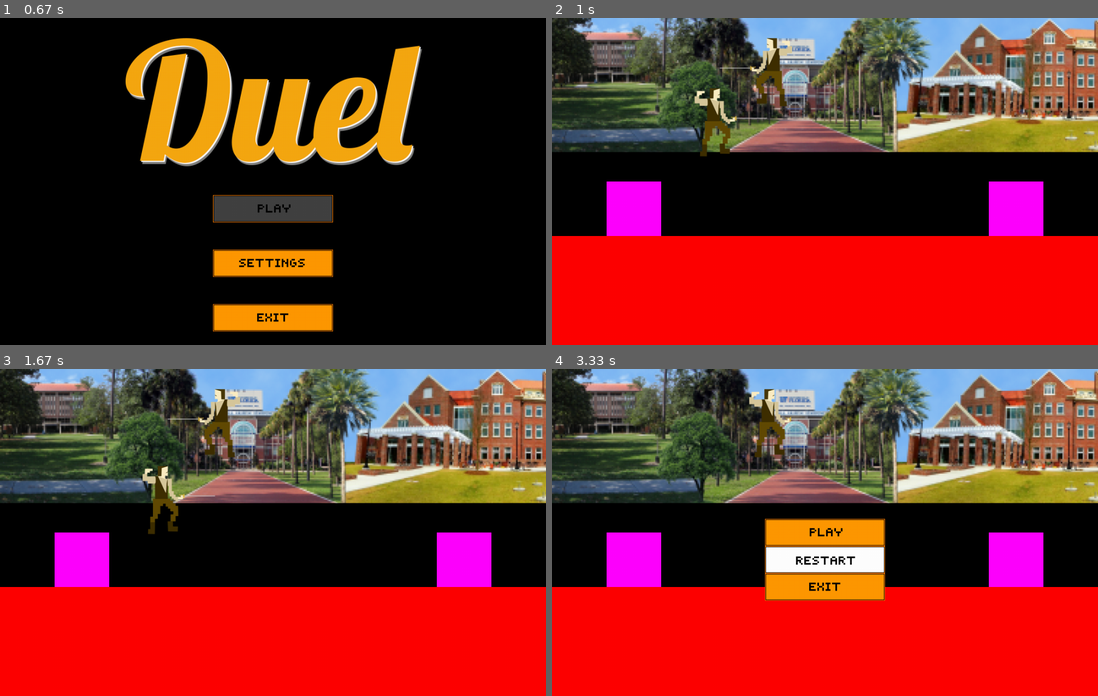
Above: before the commit, frames 1-4 (two rows, left to right).
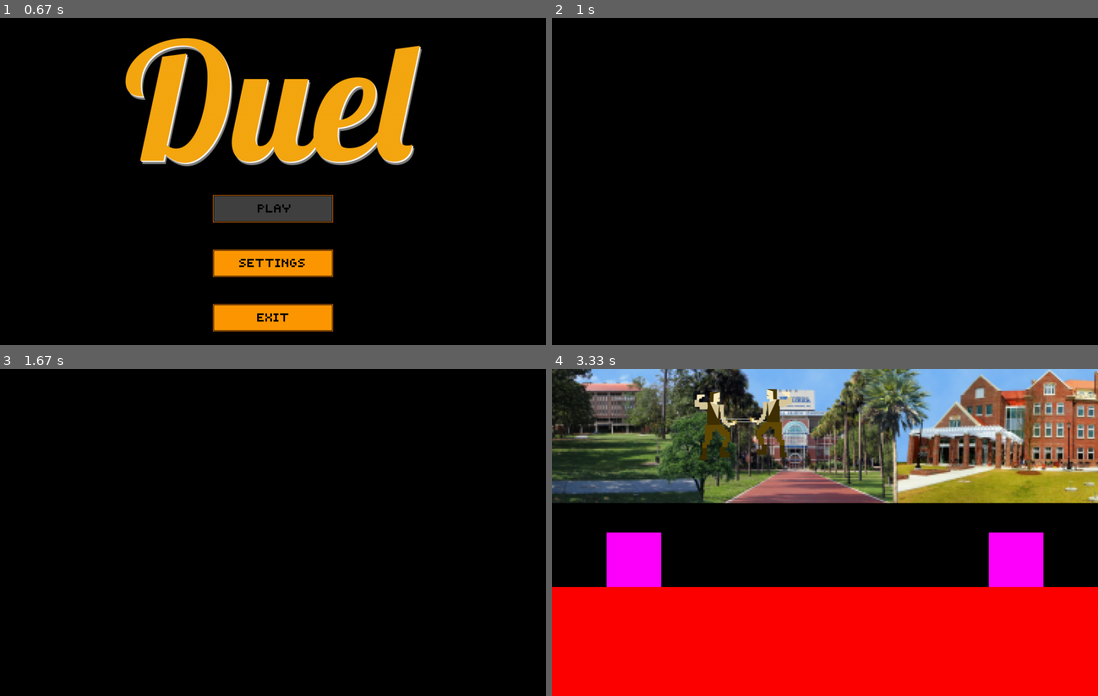
Above: after the commit, the same moments.

Repository: AlexisDougherty13/Duel
Game: pygame game, started from theMain.py
The game is run twice, just before and just after one commit, with the same random seed, the same clock (stepped at 60 frames per second) and the same inputs.
Inputs (mouse positions are in pixels of both pictures, inside the frame that each line leads up to):
- Up to frame 1 (0.67 s): click (251, 194) at 0.38 s
- Up to frame 2 (1 s): no input
- Up to frame 3 (1.67 s): no input
- Up to frame 4 (3.33 s): hold Right 1.67-2.13 s; tap A at 2.73 s; hold Esc from 3.23 s (still down); hold Down from 3.23 s (still down)

Frame 1 is identical in both runs. In frame 2, 76% of the frame differs, in the area x 0-100%, y 0-100%; in frame 3, 77%; in frame 4, 6.8%.

Commit message:
I have lost all sense of purpose and reason

Diff:
--- a/gameEngine.py
+++ b/gameEngine.py
@@ -76,7 +76,7 @@
     while active_match:
         # Delta time is implemented to help make sure that player's models will move at the same speed regardless of monitor refresh rate and processor speed.
         # Could use further optimizing and troubleshooting.
-        clock.tick(90)
+        clock.tick(1)
 
         for event in pygame.event.get():
             # What to do on quit
@@ -148,123 +148,78 @@
         else:
             player1.setDirection("right")
 
-
-        p1_x_shift = 0
         if p1_meta_info["left"]:
-            player1.setPlayerState("x_velocity", player1.getPlayerState("x_velocity") - .3)
-            if abs(player1.getPlayerState("x_velocity")) > 5:
-                player1.setDirection("left")
-                p1_x_shift = 0
+            player1.moveLeft()
         elif p1_meta_info["right"]:
-            player1.setPlayerState("x_velocity", player1.getPlayerState("x_velocity") +.3)
-            if abs(player1.getPlayerState("x_velocity")) > 5:
-                player1.setDirection("right")
-                p1_x_shift = 0
+            player1.moveRight()
         elif player1.getPlayerState("x_velocity") != 0:
-            if player1.getPlayerState("x_velocity") > 0:
-                player1.setPlayerState("x_velocity", player1.getPlayerState("x_velocity")/4)
-            elif player1.getPlayerState("x_velocity") < 0:
-                player1.setPlayerState("x_velocity", player1.getPlayerState("x_velocity")/4)
+            player1.standingStill()
         if p1_meta_info["up"] and player1.getPlayerState("on_ground"):#TODO: make better Gravity
-            player1.setPlayerState("y_velocity", player1.getPlayerState("y_velocity") - 15)
-            player1.setPlayerState("air_time", time())
-            player1.setPlayerState("on_ground", False)
+            player1.jump(time())
         elif not player1.getPlayerState("on_ground"): #TODO: make better Gravity
-            if player1.getPlayerState("air_time") == 0:
-                player1.setPlayerState("air_time", time())
-            player1.setPlayerState("y_velocity", player1.getPlayerState("y_velocity") + 5*(time()-player1.getPlayerState("air_time")))
-        p1_y_shift = player1_y_vel
-
-        if p1_x_shift ==0 and p1_y_shift ==0:
-            sdap=0
-            # No movement NOT IMPLEMENTED , SDAP IS PLACE HOLDER SO THERE IS NO ERROR
+            player1.calculateGravity(time())
+
+        player1.move(entities)
+
+        # Player 2 Sprite/Movement
+
+        if p2_meta_info["attack"]:
+            player2.setPlayerState("attacking", True)
+            p2_meta_info["attack"] = False
+        elif not p2_meta_info["attack"]:
+            player2.setPlayerState("attacking", False)
+        elif p2_meta_info["sword_movement"] != 0:
+            player2.adjustSwordHeight(p2_meta_info["sword_movement"])
+            p2_meta_info["sword_movement"] = 0
+
+        if player2.rect.x > player1.rect.x:
+            player2.setDirection("left")
         else:
-            sdap = 1
-            # No movement NOT IMPLEMENTED , SDAP IS PLACE HOLDER SO THERE IS NO ERROR
-
-        collisions = player1.move(entities)
-        if abs(player1.getPlayerState("y_velocity")) > 50:
-            player1_y_vel = 50
-            player1.setPlayerState("y_velocity", 50)
-        if collisions["bottom"]:
-            player1_y_vel = 0
-
-        # Player 2 Sprite/Movement
-
-        if player1.rect.x > player2.rect.x:
             player2.setDirection("right")
-        else:
-            player2.setDirection("left")
-
-        p2_x_shift = 0
+
         if p2_meta_info["left"]:
-            p2_x_shift += -2
-            if abs(player2.getPlayerState("x_velocity")) > 20:
-                player2.setDirection("left")
-                p2_x_shift = 0
-
+            player2.moveLeft()
         elif p2_meta_info["right"]:
-            p2_x_shift += 2
-            if abs(player2.getPlayerState("x_velocity")) > 20:
-                player2.setDirection("right")
-                p2_x_shift = 0
-
+            player2.moveRight()
         elif player2.getPlayerState("x_velocity") != 0:
-            if player2.getPlayerState("x_velocity") > 0:
-                player2.setPlayerState("x_velocity", player1.getPlayerState("x_velocity")/4)
-            elif player2.getPlayerState("x_velocity") < 0:
-                player2.setPlayerState("x_velocity", player1.getPlayerState("x_velocity")/4)
-
+            player2.standingStill()
         if p2_meta_info["up"] and player2.getPlayerState("on_ground"):  # TODO: make better Gravity
-            player2_y_vel = -15
-            player2.setPlayerState("air_time", time())
-            player2.setPlayerState("on_ground", False)
+            player2.jump(time())
         elif not player2.getPlayerState("on_ground"):  # TODO: make better Gravity
-            if player2.getPlayerState("air_time") == 0:
-                player2.setPlayerState("air_time", time())
-            player2_y_vel = player2_y_vel + 5 * (time() - player2.getPlayerState("air_time"))
-        p2_y_shift = player2_y_vel
-
-        if p2_x_shift == 0 and p2_y_shift == 0:
-            sdap = 0;
-            # No movement NOT IMPLEMENTS , SDAP IS PLACE HOLDER SO TEHRE IS NO ERROR
-        else:
-            sdap = 1;
-            # No movement NOT IMPLEMENTS , SDAP IS PLACE HOLDER SO TEHRE IS NO ERROR
-
-        collisions = player2.move(entities)
-
-        if collisions["bottom"]:
-            player2_y_vel = 0
-
-        player1body = player1.getCollisionRect()
-        player2body = player2.getCollisionRect()
-        if getSwordLine(player1).colliderect(getSwordLine(player2)):
-            #print("Clash!")
-            if player1.getDirection() == "left":
-                player1.move( entities)
-                player2.move(-3.5, 0, entities)
-            else:
-                player1.move(-3.5, 0, entities)
-                player2.move(3.5, 0, entities)
-            player1.setPlayerState("x_velocity", 0)
-            player2.setPlayerState("x_velocity", 0)
-        else:
-            if player1body.colliderect(getSwordLine(player2)) and player2body.colliderect(getSwordLine(player1)):
-
-                #print("players both died")
-                player1.setPlayerState("ghost", True)
-                player2.setPlayerState("ghost", True)
-                #screen locked in place
-            elif player1body.colliderect(getSwordLine(player2)):
-                #print("player 1 had an ouchie")
-                player1.setPlayerState("ghost", True) #Should start a counter for each frame of death animation, followed by a respawn delay, followed by drawing them as a ghost in that spot
-                player2.setPlayerState("ghost", False)
-                #screen follows player 2
-            elif player2body.colliderect(getSwordLine(player1)):
-                #print("player 2 had an ouchie")
-                player2.setPlayerState("ghost", True) #Should start a counter for each frame of death animation, followed by a respawn delay, followed by drawing them as a ghost in that spot
-                player1.setPlayerState("ghost", False)
-                #screen follows player 1
-        print(player1.rect.x)
+            player2.calculateGravity(time())
+
+       # player2.move(entities)
+
+        #Collision stuff
+        # player1body = player1.getCollisionRect()
+        # player2body = player2.getCollisionRect()
+        # if getSwordLine(player1).colliderect(getSwordLine(player2)):
+        #     #print("Clash!")
+        #     if player1.getDirection() == "left":
+        #         player1.move(entities)
+        #         player2.move(-3.5, 0, entities)
+        #     else:
+        #         player1.move(-3.5, 0, entities)
+        #         player2.move(3.5, 0, entities)
+        #     player1.setPlayerState("x_velocity", 0)
+        #     player2.setPlayerState("x_velocity", 0)
+        # else:
+        #     if player1body.colliderect(getSwordLine(player2)) and player2body.colliderect(getSwordLine(player1)):
+        #
+        #         #print("players both died")
+        #         player1.setPlayerState("ghost", True)
+        #         player2.setPlayerState("ghost", True)
+        #         #screen locked in place
+        #     elif player1body.colliderect(getSwordLine(player2)):
+        #         #print("player 1 had an ouchie")
+        #         player1.setPlayerState("ghost", True) #Should start a counter for each frame of death animation, followed by a respawn delay, followed by drawing them as a ghost in that spot
+        #         player2.setPlayerState("ghost", False)
+        #         #screen follows player 2
+        #     elif player2body.colliderect(getSwordLine(player1)):
+        #         #print("player 2 had an ouchie")
+        #         player2.setPlayerState("ghost", True) #Should start a counter for each frame of death animation, followed by a respawn delay, followed by drawing them as a ghost in that spot
+        #         player1.setPlayerState("ghost", False)
+        #         #screen follows player 1
+
+        #render
         gameFrame.render(my_sprites, draw_buffer)
--- a/gameFrame.py
+++ b/gameFrame.py
@@ -6,7 +6,6 @@
 def render(my_sprites, draw_buffer):
     rects = my_sprites.draw(draw_buffer)
     pygame.display.update(rects)  # copy rects from buffer to screen
-    imagesDictionary = dict()
 
 def init(player1, player2, current_map, entities):
     #camera = Camera(gameFrame.cameraMovement, current_map.x_length, current_map.y_length) # initializes camera with level's width and height
--- a/player.py
+++ b/player.py
@@ -61,18 +61,44 @@
     def getYPos(self):
         return self.rect.y
 
+    def moveLeft(self):
+        self.setPlayerState("x_velocity", self.getPlayerState("x_velocity") - .3)
+        if abs(self.getPlayerState("x_velocity")) > 5:
+            self.setDirection("left")
+
+    def moveRight(self):
+        self.setPlayerState("x_velocity", self.getPlayerState("x_velocity") + .3)
+        if abs(self.getPlayerState("x_velocity")) > 5:
+            self.setDirection("right")
+
+    def standingStill(self):
+        if self.getPlayerState("x_velocity") > 0:
+            self.setPlayerState("x_velocity", self.getPlayerState("x_velocity") / 4)
+        elif self.getPlayerState("x_velocity") < 0:
+            self.setPlayerState("x_velocity", self.getPlayerState("x_velocity") / 4)
+
+    def calculateGravity(self, time):
+        if self.getPlayerState("air_time") == 0:
+            self.setPlayerState("air_time", time)
+        self.setPlayerState("y_velocity", self.getPlayerState("y_velocity") + 5 * (time - self.getPlayerState("air_time")))
+        if self.getPlayerState("y_velocity") > 50:
+            self.setPlayerState("y_velocity", 50)
+        if self.getPlayerState("on_ground"):
+            self.setPlayerState("y_velocity", 0)
+
+    def jump(self, time):
+        self.setPlayerState("y_velocity", self.getPlayerState("y_velocity") - 15)
+        self.setPlayerState("air_time", time)
+        self.setPlayerState("on_ground", False)
+
     def update(self):
         self.image = pygame.image.load(self.getSprite())
-        x, y = self.rect.center
-        x = (x + self._player_state["x_velocity"]) # move by dx,dy and wrap modulo window size
-        y = (y + self._player_state["y_velocity"])
-        self.rect.center = (x, y)  # changes where sprite will be copied to buffer
         self.dirty = 1  # force redraw from image, since we moved the sprite rect
 
     def getPlayerState(self, type):
         return self._player_state[type]
 
-    def setPlayerState(self , type, value):
+    def setPlayerState(self, type, value):
         self._player_state[type]=value
 
     def setDirection(self, direction):
@@ -82,7 +108,7 @@
             self._player_state["direction_facing"] = 0
 
     def getDirection(self):
-        if (self._player_state["direction_facing"] == 1):
+        if self._player_state["direction_facing"] == 1:
             return "left"
         else:
             return "right"
@@ -126,48 +152,52 @@
         return Rect(self.rect.x + self._player_state["x_velocity"], self.rect.y - self._player_state["y_velocity"], 73, 140)
 
     def move(self, entities): #TODO Check for being stabbed in this method
-        print(self.rect.x)
+       # print("x: ")
+       # print(self.getPlayerState("x_velocity"))
+       # print("y: ")
+       # print(self.getPlayerState("y_velocity"))
+        collision_list = self.test_collision(entities)  # Test all entities on the map for collision with player
+
+        self.setPlayerState("on_ground", False)
+        self.setPlayerState("on_right_wall", False)
+        self.setPlayerState("on_left_wall", False)
+        for objects in collision_list:
+            if self.getPlayerState("x_velocity") > 0:  # Moving right
+                self.rect.left = objects.right + 1
+                self.setPlayerState("on_right_wall", True)
+            elif self.getPlayerState("x_velocity") < 0:  # Moving left
+                self.rect.left = objects.right + 1
+                self.rect.right = objects.left - 1
+                self.setPlayerState("on_left_wall", True)
+        # Lock player to look at other player when standing still or moving short time.
+        # Flip player if they have been moving a certain amount of time.
+
+        for objects in collision_list:
+            if self.getPlayerState("y_velocity") < 0:  # Moving up
+                self.setPlayerState("y_velocity", 0)
+            elif self.getPlayerState("y_velocity") > 0:  # Moving down
+                self.rect.bottom = objects.top + 1
+                self.setPlayerState("on_ground", True)
+
         self.rect.x += (self.getPlayerState("x_velocity"))
-        print(self.rect.x)
         self.rect.y += (self.getPlayerState("y_velocity"))
-        collisions = {"top": False, "bottom": False, "left": False, "right": False} #List of directions that have collisions
-
-        collision_list = self.test_collision(entities)                              #Test all entities on the map for collision with player
-
-        self._is_on_wall = ""
-        self._is_on_ground = False
-        for objects in collision_list:
-            self._x_velocity = 0
-            if self.getPlayerState("x_velocity") > 0:  # Moving right
-                self.rect.right = objects.left - player_shift_amount_x
-                collisions["right"] = True
-                self.setPlayerState("on_right_wall", True)
-            elif self.getPlayerState("x_velocity") < 0: #Moving left
-                self.rect.left = objects.right
-                collisions["left"] = True
-                self.setPlayerState("on_left_wall", True)
-        #Lock player to look at other player when standing still or moving short time.
-        #Flip player if they have been moving a certain amount of time.
-
-        collision_list = self.test_collision(entities)
-        for objects in collision_list:
-            if self.getPlayerState("y_velocity") < 0: #Moving up
-                self.rect.top = objects.bottom
-                collisions["top"] = True
-            elif self.getPlayerState("y_velocity") > 0: #Moving down
-                self.rect.bottom = objects.top
-                collisions["bottom"] = True
-                self.setPlayerState("on_ground", True)
-
         self.update()  # updates players position
-        return collisions
+
 
     def test_collision(self, entities):
         collision_list = []
-        rect = Rect(self.rect.x + self.getPlayerState("x_velocity"), self.rect.y - self.getPlayerState("y_velocity"), 73, 140)
+        self.rect.x += (self.getPlayerState("x_velocity"))
+        self.rect.y += (self.getPlayerState("y_velocity"))
         for objects in entities:
             if self.rect.colliderect(objects):
                 collision_list.append(objects)
+        self.rect.x -= (self.getPlayerState("x_velocity"))
+        self.rect.y -= (self.getPlayerState("y_velocity"))
+        if collision_list.__len__() > 0:
+            print(collision_list[0])
+        if collision_list.__len__() > 1:
+            print("2")
+            print(collision_list[1])
         return collision_list
 
     def duck(self):
